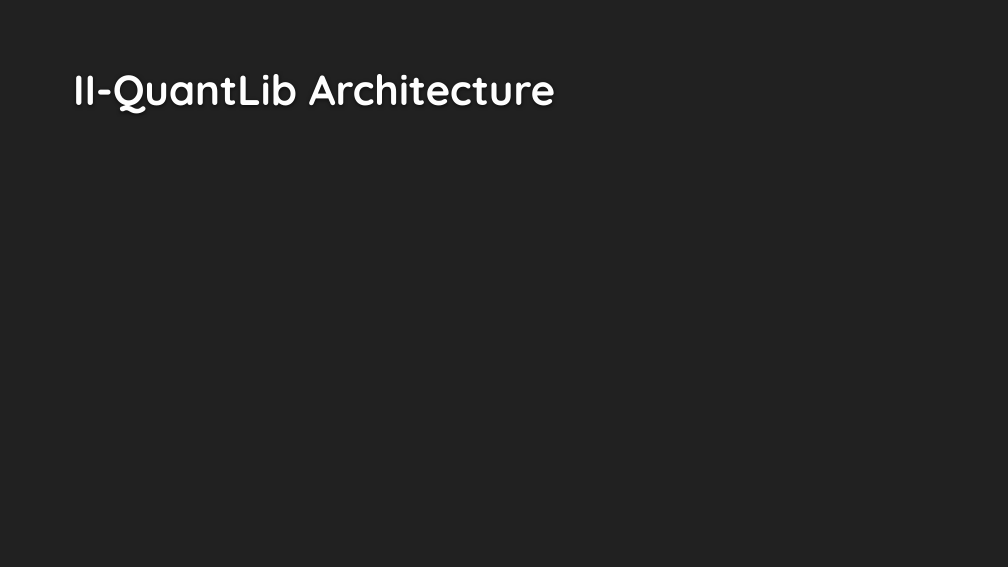
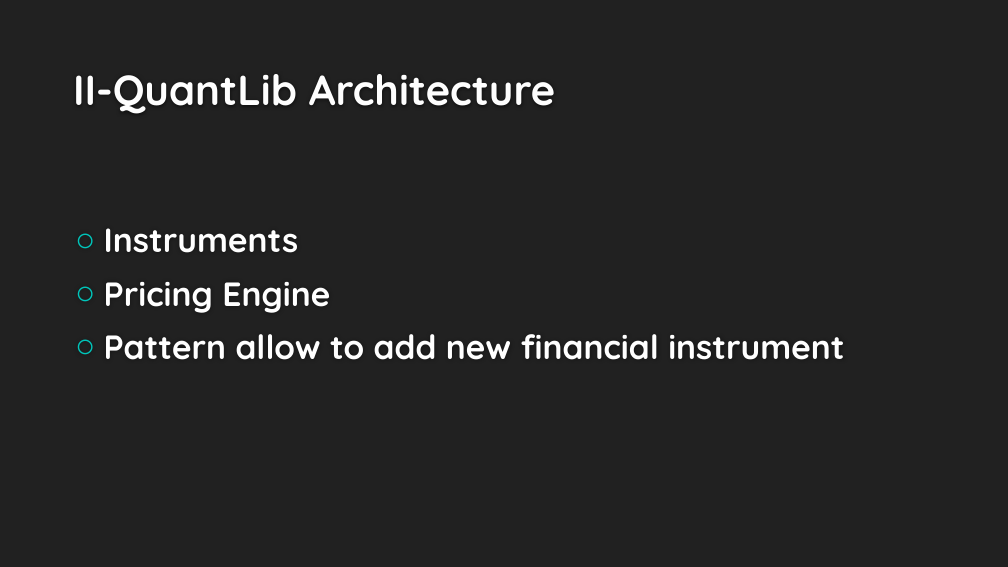
Before and after one commit to Ayadi07/Quantlib, a slide deck: slide 4 of QuantLib1.3 16-01-2014.pptx. Drawn at 1008x567 pixels with LibreOffice and Linux fonts; fonts in the diff are those of the drawing; background and template pictures are left out. Boxes give left, top, right and bottom in pixels: in the first picture for what was removed or moved away, otherwise in the second. Text is boxed around its words. In the diff, an @@ line names an element or a change of style, - is before the commit and + after.

Commit message:
PPT

```diff
--- a/QuantLib1.3 16-01-2014.pptx
+++ b/QuantLib1.3 16-01-2014.pptx
@@ text added at [104, 228, 844, 360], 32 pt, text #FFFFFF, bold @@
+○ Instruments
+○ Pricing Engine
+○ Pattern allow to add new financial instrument
```
Also in this commit, not shown: 1 slide added.
